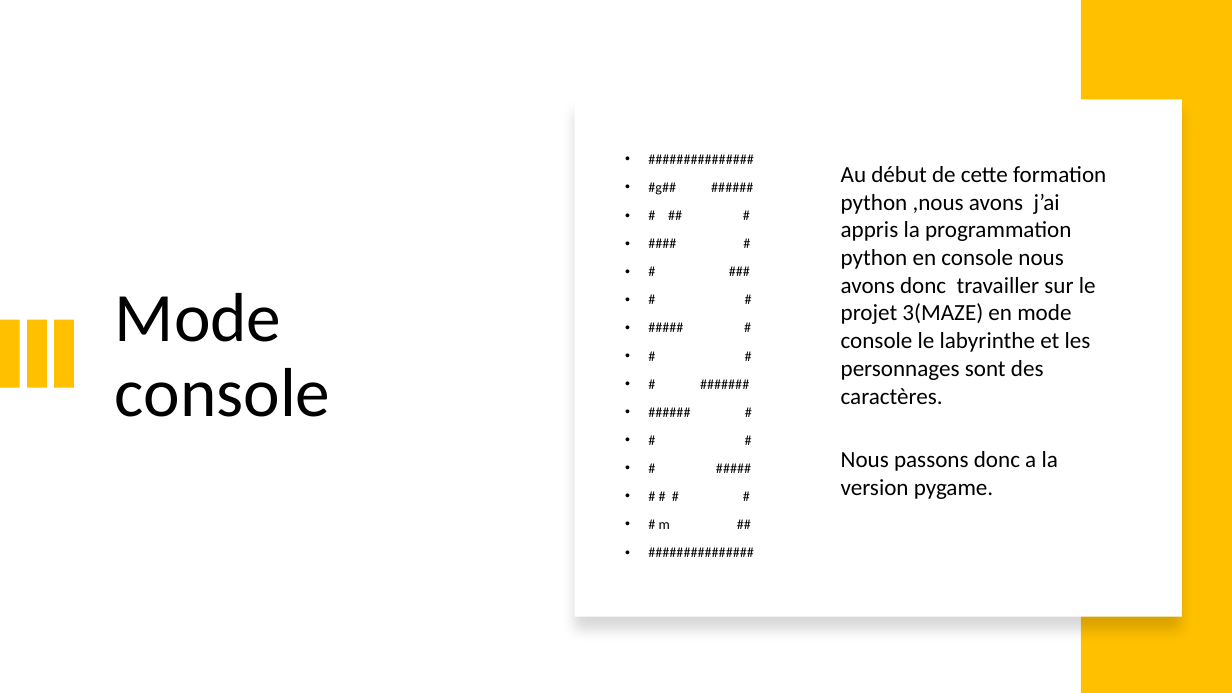
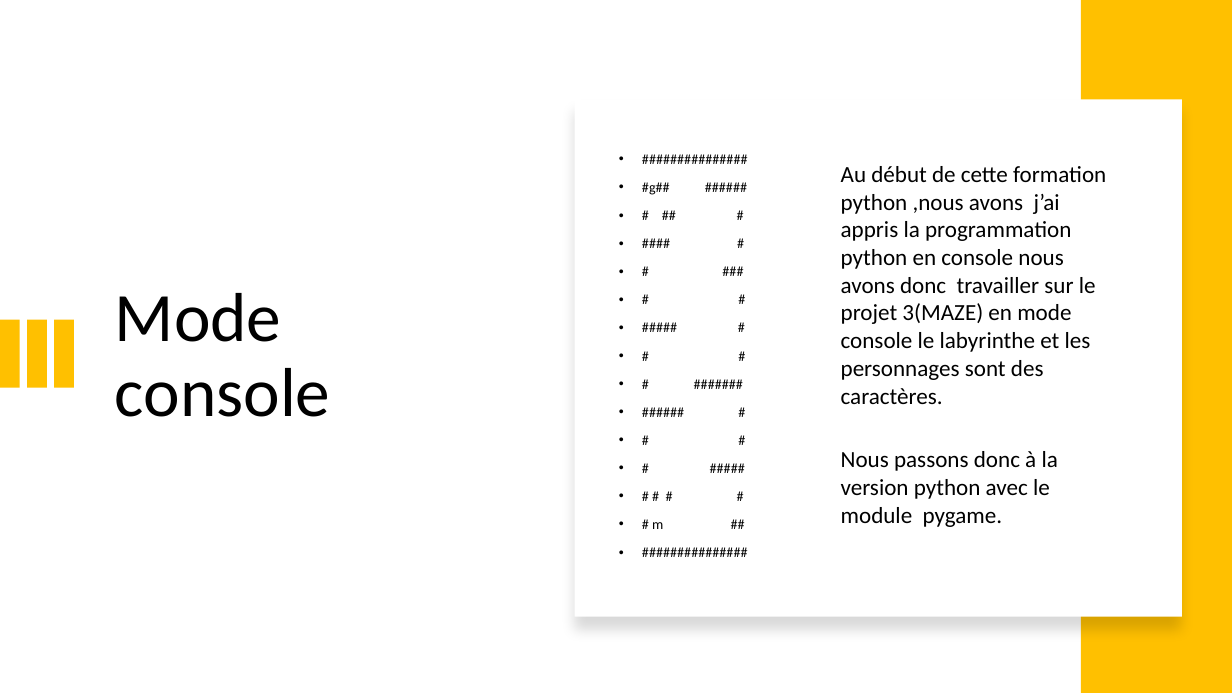
Before and after one commit to adesombre/projet3, a slide deck: slide 8 of soutenance_python.pptx (slide 4 before the commit). Drawn at 1232x693 pixels with LibreOffice and Linux fonts; fonts in the diff are those of the drawing. Boxes give left, top, right and bottom in pixels: in the first picture for what was removed or moved away, otherwise in the second. Text is boxed around its words. In the diff, an @@ line names an element or a change of style, - is before the commit and + after.

Commit message:
ajout du fichier soutenance python

```diff
--- a/soutenance_python.pptx
+++ b/soutenance_python.pptx
@@ text "###############": place and size @@
-text "###############" at bbox=[648, 182, 676, 529]
+text "###############" at bbox=[642, 182, 670, 529]
@@ text at bbox=[841, 451, 1058, 527]: text changed @@
-Nous passons donc a la version pygame.
+Nous passons donc à la version python avec le module pygame.
```
Also in this commit, not shown: 7 other slides changed, 5 slides added, 1 other file.
